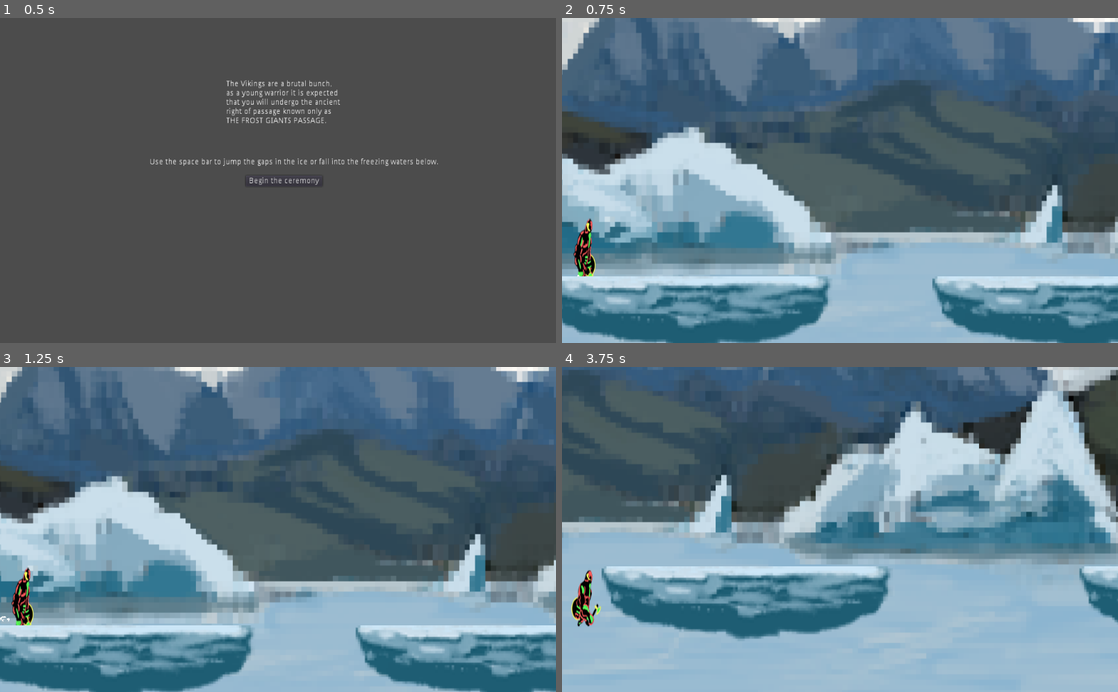
Above: before the commit, frames 1-4 (two rows, left to right).
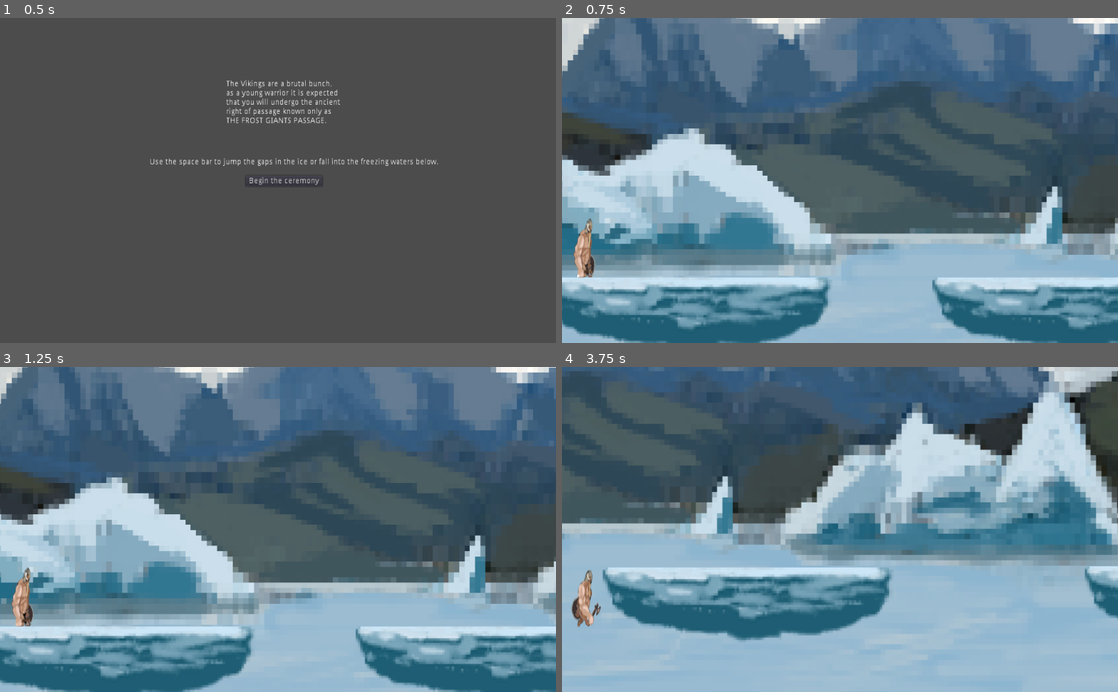
Above: after the commit, the same moments.

Repository: HillTopRhythm/PASSAGE-ECGJ
Game: Godot game, scene res://start screen.tscn
Same seed, same stepped clock (60 frames per second), same inputs: the game is played once before the commit and once after it.
Inputs:
- Up to frame 1 (0.5 s): no input
- Up to frame 2 (0.75 s): click "Begin the ceremony" at 0.5 s
- Up to frame 3 (1.25 s): no input
- Up to frame 4 (3.75 s): tap Space (jump) at 1.52, 2.27 s

Frame 1 is identical in both runs. In frame 2, 5.2% of the frame differs, in the area x 0-100%, y 0-100%; in frame 3, 5.1%; in frame 4, 6.4%, in the area x 0-100%, y 0-90%.

Commit message:
fixed janky ass effects added updated viking model

Diff:
--- a/Passage/main scene.tscn
+++ b/Passage/main scene.tscn
@@ -162,7 +162,7 @@
 anim_offset = 1.0
 
 [sub_resource type="CapsuleShape2D" id=11]
-radius = 22.6162
+radius = 23.7411
 height = 202.431
 
 [sub_resource type="RectangleShape2D" id=13]
@@ -397,7 +397,6 @@
 process_material = SubResource( 16 )
 
 [node name="kill boxes" type="Node2D" parent="."]
-editor/display_folded = true
 
 [node name="kill box" type="Area2D" parent="kill boxes"]
 editor/display_folded = true
@@ -856,10 +855,8 @@
 process_material = SubResource( 10 )
 
 [node name="platforms" type="Node2D" parent="."]
-editor/display_folded = true
 
 [node name="iceberg2" type="StaticBody2D" parent="platforms"]
-editor/display_folded = true
 position = Vector2( 229.8, 370.295 )
 scale = Vector2( 2.16, 2.16 )
 __meta__ = {
@@ -875,7 +872,6 @@
 shape = SubResource( 11 )
 
 [node name="iceberg3" type="StaticBody2D" parent="platforms"]
-editor/display_folded = true
 position = Vector2( 949.817, 370.295 )
 scale = Vector2( 2.16, 2.16 )
 __meta__ = {
@@ -892,7 +888,7 @@
 
 [node name="iceberg4" type="StaticBody2D" parent="platforms"]
 editor/display_folded = true
-position = Vector2( 1829.63, 370.295 )
+position = Vector2( 1837, 368.19 )
 scale = Vector2( 2.16, 2.16 )
 __meta__ = {
 "_edit_group_": true
@@ -1004,7 +1000,7 @@
 
 [node name="iceberg11" type="StaticBody2D" parent="platforms"]
 editor/display_folded = true
-position = Vector2( 8549.96, 382.278 )
+position = Vector2( 8549.96, 378.067 )
 scale = Vector2( 2.16, 2.16 )
 __meta__ = {
 "_edit_group_": true
@@ -1020,7 +1016,7 @@
 
 [node name="iceberg12" type="StaticBody2D" parent="platforms"]
 editor/display_folded = true
-position = Vector2( 9812.55, 382.278 )
+position = Vector2( 9812.55, 378.067 )
 scale = Vector2( 2.16, 2.16 )
 __meta__ = {
 "_edit_group_": true
@@ -1038,9 +1034,6 @@
 editor/display_folded = true
 position = Vector2( 11294.1, 372.96 )
 scale = Vector2( 2.16, 2.16 )
-__meta__ = {
-"_edit_group_": true
-}
 
 [node name="Sprite" type="Sprite" parent="platforms/iceberg13"]
 texture = ExtResource( 7 )
@@ -1051,6 +1044,7 @@
 shape = SubResource( 11 )
 
 [node name="iceberg17" type="StaticBody2D" parent="platforms"]
+editor/display_folded = true
 position = Vector2( 11928.9, 362.476 )
 scale = Vector2( 2.16, 2.16 )
 
@@ -1092,22 +1086,6 @@
 texture = ExtResource( 7 )
 
 [node name="CollisionShape2D" type="CollisionShape2D" parent="platforms/iceberg15"]
-position = Vector2( 0, -8.14508 )
-rotation = 1.57079
-shape = SubResource( 11 )
-
-[node name="iceberg16" type="StaticBody2D" parent="platforms"]
-editor/display_folded = true
-position = Vector2( 15459.2, 370.295 )
-scale = Vector2( 2.16, 2.16 )
-__meta__ = {
-"_edit_group_": true
-}
-
-[node name="Sprite" type="Sprite" parent="platforms/iceberg16"]
-texture = ExtResource( 7 )
-
-[node name="CollisionShape2D" type="CollisionShape2D" parent="platforms/iceberg16"]
 position = Vector2( 0, -8.14508 )
 rotation = 1.57079
 shape = SubResource( 11 )
--- a/Passage/player.gd
+++ b/Passage/player.gd
@@ -15,6 +15,7 @@
 	if is_on_floor():
 		$AnimationPlayer.play("run")
 		print("running")
+		get_node("Particles2D").one_shot = true
 #	elif !is_on_floor():
 #		get_node("sfx_run").stop()
 
Binary file changed: Passage/CH_Viking_SS.png
